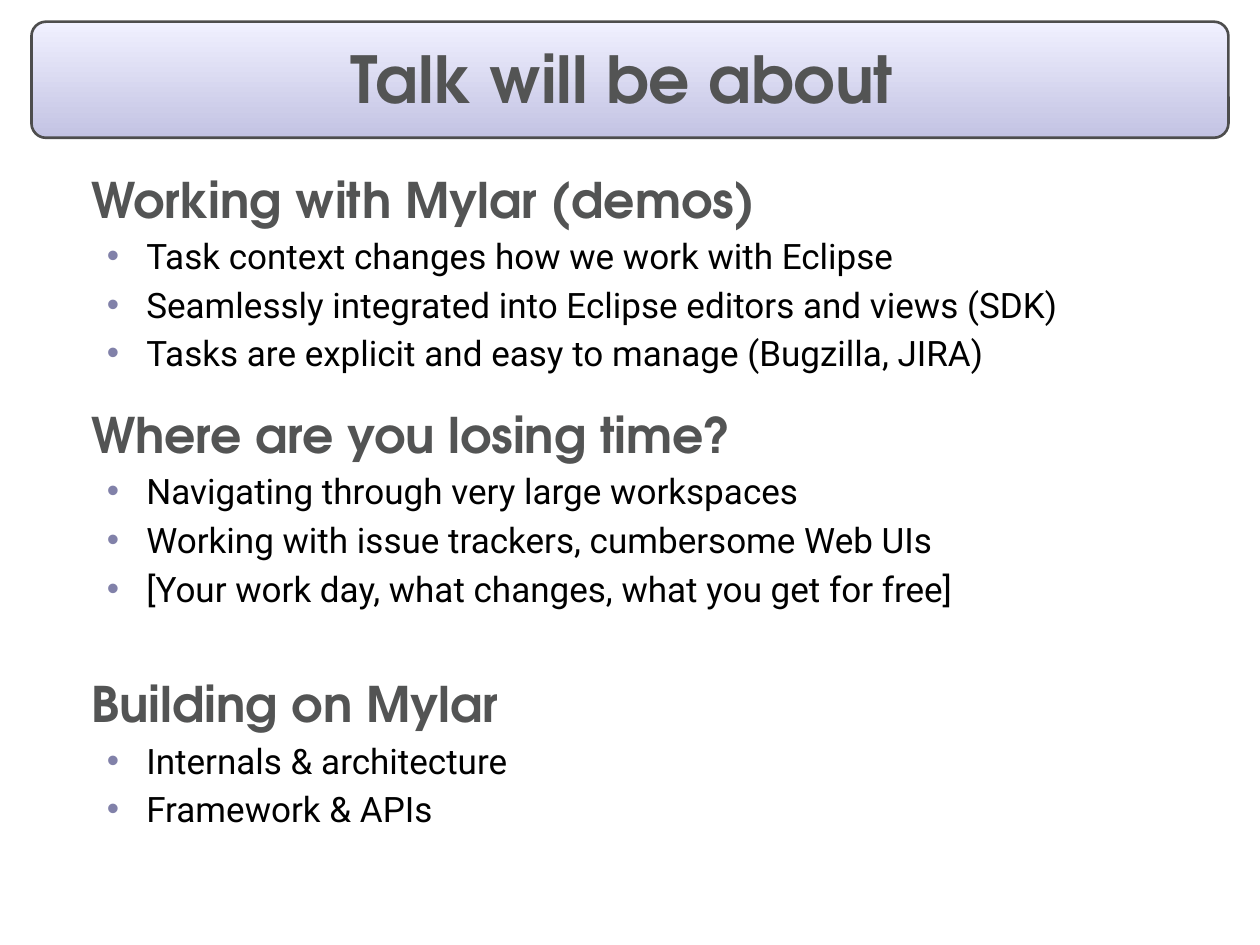
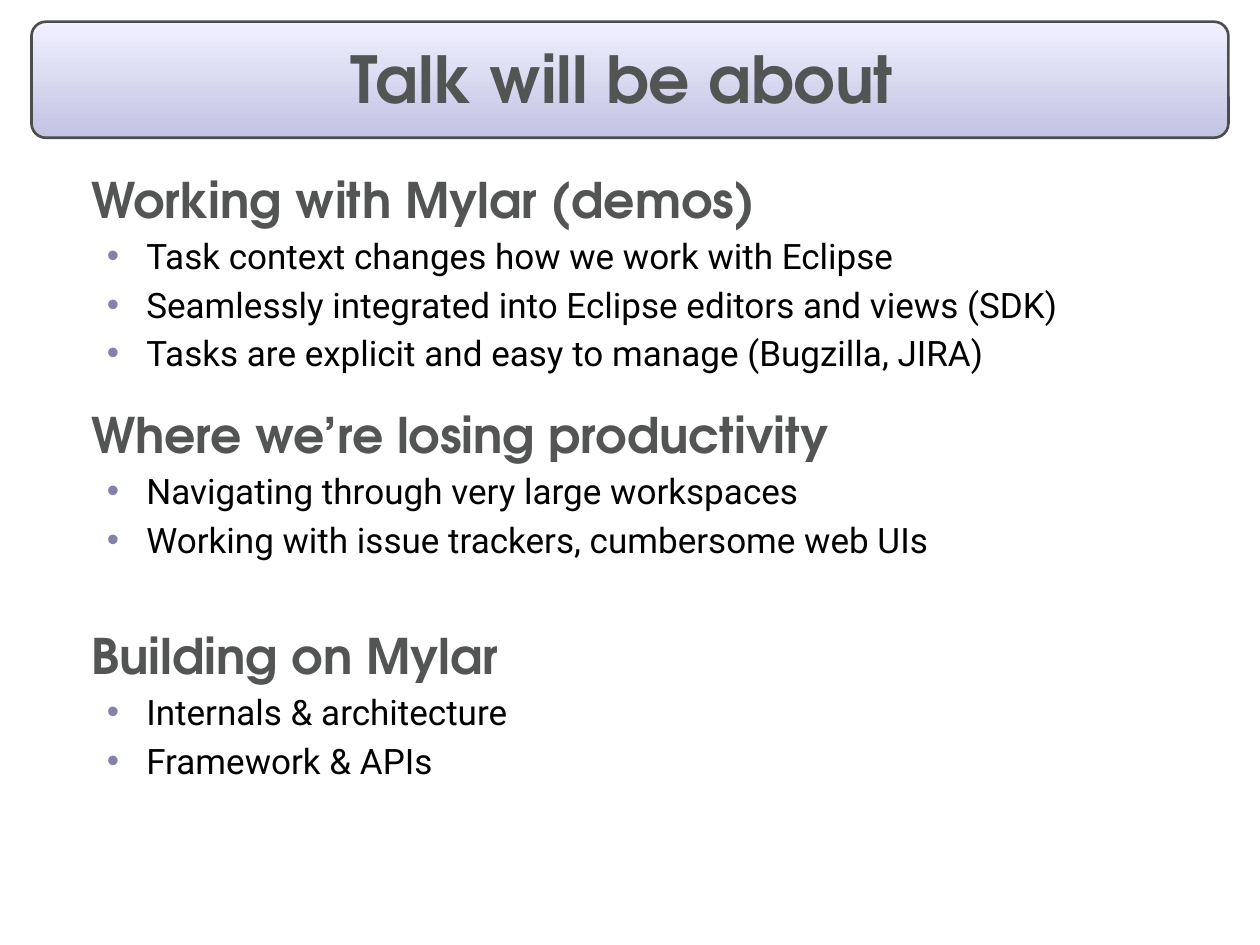
Before and after one commit to eclipse-mylyn/mylyn-website, a slide deck: slide 4 of publications/2006-03-mylar-eclipsecon-2.ppt. Drawn at 1260x945 pixels with LibreOffice and Linux fonts; fonts in the diff are those of the drawing. Boxes give left, top, right and bottom in pixels: in the first picture for what was removed or moved away, otherwise in the second. Text is boxed around its words. In the diff, an @@ line names an element or a change of style, - is before the commit and + after.

```diff
--- a/publications/2006-03-mylar-eclipsecon-2.ppt
+++ b/publications/2006-03-mylar-eclipsecon-2.ppt
@@ text at (91,415,829,464): text changed @@
-  Where are you losing time?
+  Where we’re losing productivity
@@ text at (146,526,927,561): text changed @@
-  • Working with issue trackers, cumbersome Web UIs
-  • [Your work day, what changes, what you get for free]
+  • Working with issue trackers, cumbersome web UIs
```
Also in this commit, not shown: 13 other slides changed, 1 slide added, 2 slides removed, 1 other file.
